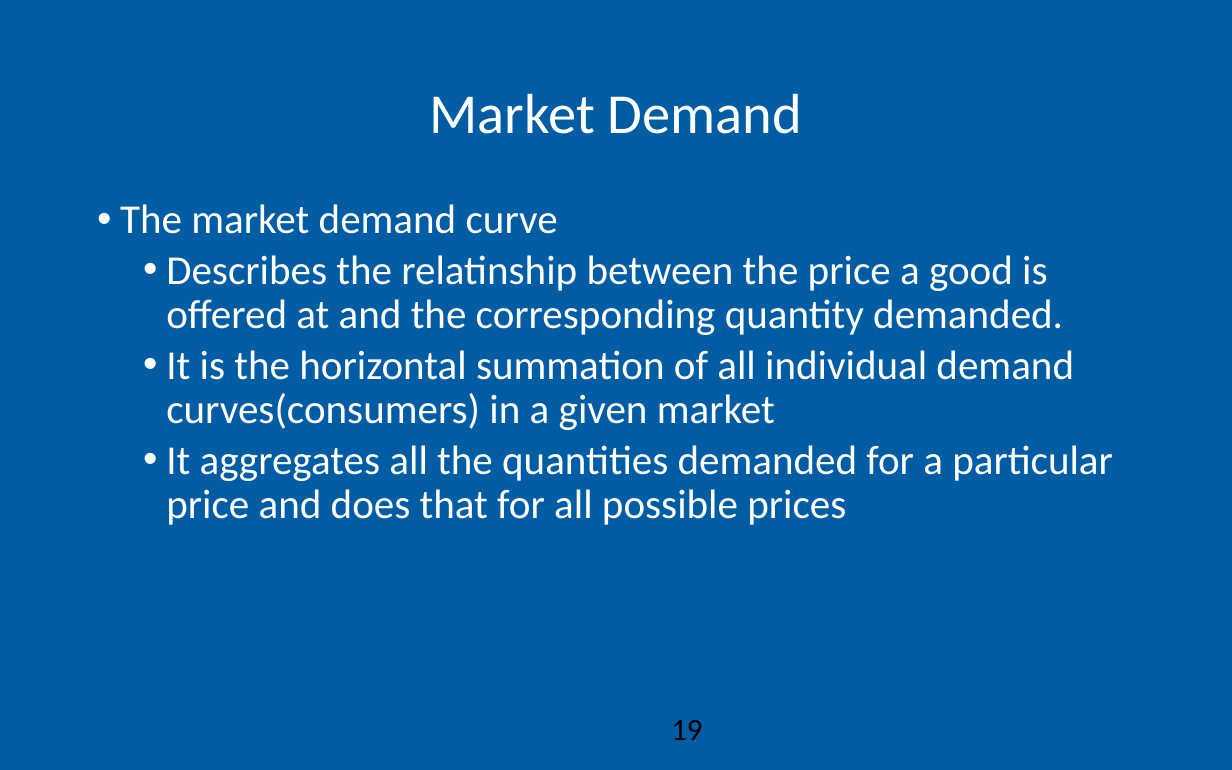
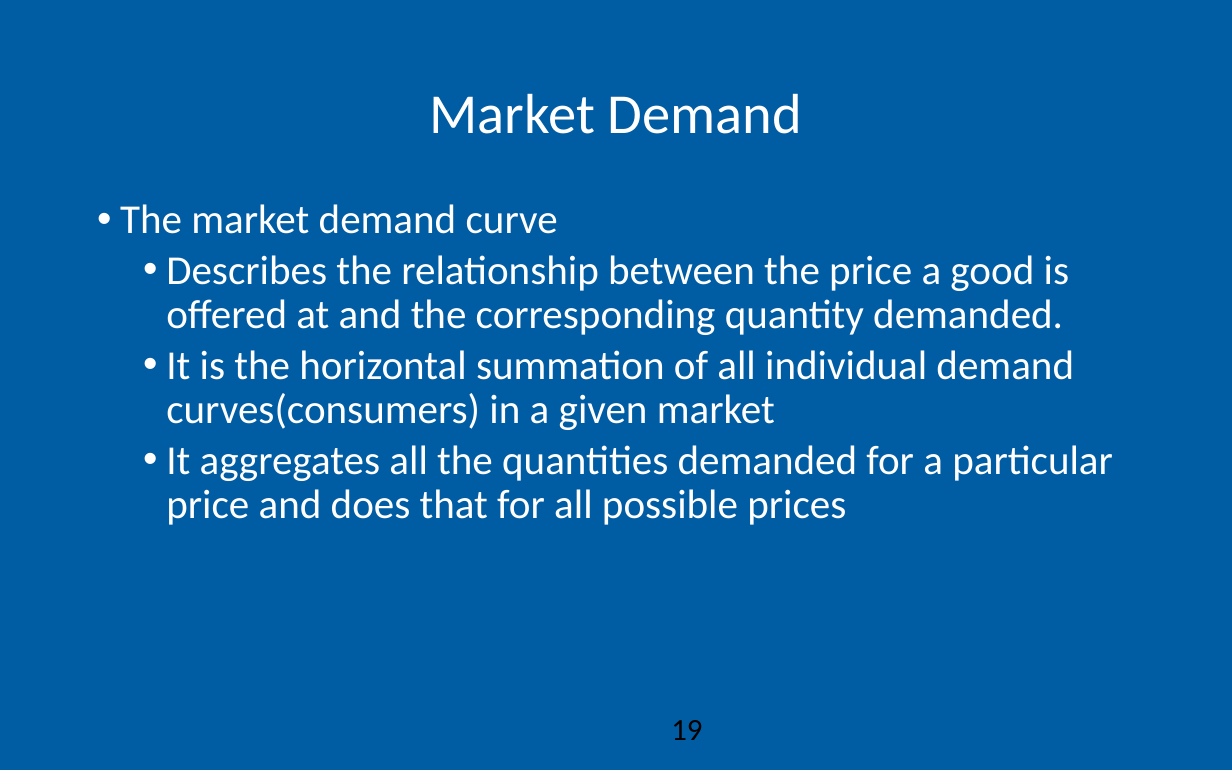
Before and after one commit to AEGDDI/idr305, a slide deck: slide 19 of lectures/L3.pptx. Drawn at 1232x770 pixels with LibreOffice and Linux fonts; fonts in the diff are those of the drawing; background and template pictures are left out. Boxes give left, top, right and bottom in pixels: in the first picture for what was removed or moved away, otherwise in the second. Text is boxed around its words. In the diff, an @@ line names an element or a change of style, - is before the commit and + after.

```diff
--- a/lectures/L3.pptx
+++ b/lectures/L3.pptx
@@ text at bbox=[166, 255, 1069, 335]: text changed @@
-  • Describes the relatinship between the price a good is offered at and the corresponding quantity demanded.
+  • Describes the relationship between the price a good is offered at and the corresponding quantity demanded.
```
Also in this commit, not shown: 3 other slides changed, 4 slides added, 3 other files.
